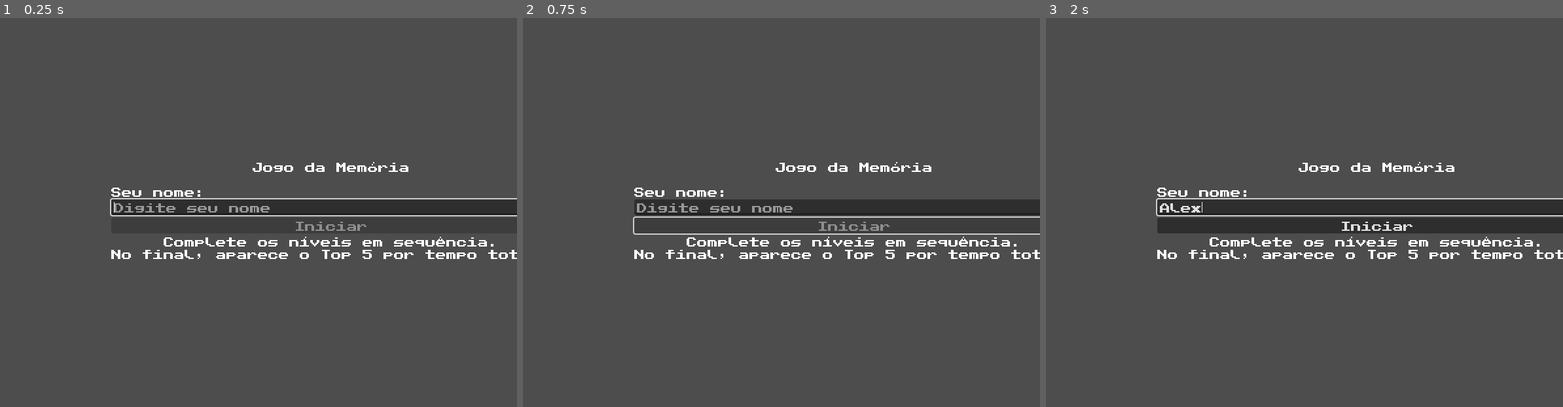
Above: before the commit, frames 1-3 (left to right).
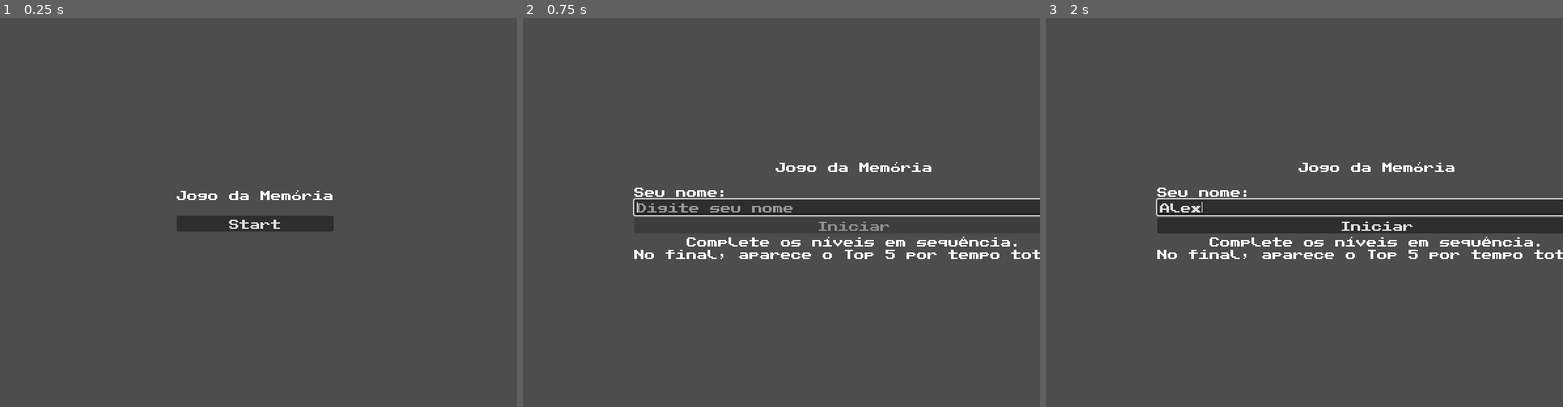
Above: after the commit, the same moments.

Repository: yaraalmeidaz/memory-game
Game: Godot game, scene res://scenes/StartScreen.tscn
Two runs of this game, one before a commit and one after it. Both use one fixed random seed, a clock stepped at 60 frames per second and the inputs below. Before the commit the project starts from res://scenes/MainMenu.tscn.
Inputs (mouse positions are in pixels of both pictures, inside the frame that each line leads up to):
- Up to frame 1 (0.25 s): no input
- Up to frame 2 (0.75 s): click (776, 224) at 0.5 s, where only the run after the commit has a clickable "Start"
- Up to frame 3 (2 s): click (1376, 208) at 1.27 s; type "Alex" at 1.35 s

The runs differ from the first frame. In frame 1, 5.7% of the frame differs, in the area x 21-100%, y 37-62%; in frame 2, 1.1%; in frame 3, nothing differs.

Commit message:
Corrige clique e adiciona tela Start

Diff:
--- a/memory-game/project.godot
+++ b/memory-game/project.godot
@@ -11,7 +11,7 @@
 [application]
 
 config/name="memory-game"
-run/main_scene="res://scenes/MainMenu.tscn"
+run/main_scene="res://scenes/StartScreen.tscn"
 config/features=PackedStringArray("4.5", "GL Compatibility")
 
 [autoload]
--- /dev/null
+++ b/memory-game/scenes/StartScreen.tscn
@@ -0,0 +1,31 @@
+[gd_scene load_steps=2 format=3]
+
+[ext_resource type="Script" path="res://scripts/ui/StartScreen.gd" id="1"]
+
+[node name="StartScreen" type="Control"]
+anchor_left = 0.0
+anchor_top = 0.0
+anchor_right = 1.0
+anchor_bottom = 1.0
+script = ExtResource("1")
+
+[node name="Center" type="CenterContainer" parent="."]
+anchor_left = 0.0
+anchor_top = 0.0
+anchor_right = 1.0
+anchor_bottom = 1.0
+
+[node name="VBox" type="VBoxContainer" parent="Center"]
+alignment = 1
+
+[node name="Title" type="Label" parent="Center/VBox"]
+text = "Jogo da Memória"
+horizontal_alignment = 1
+
+[node name="Spacer" type="Control" parent="Center/VBox"]
+custom_minimum_size = Vector2(0, 16)
+
+[node name="Start" type="Button" parent="Center/VBox"]
+text = "Start"
+
+[connection signal="pressed" from="Center/VBox/Start" to="." method="_on_start_pressed"]
--- a/memory-game/scripts/card/Card.gd
+++ b/memory-game/scripts/card/Card.gd
@@ -19,6 +19,8 @@
 	card_front.visible = false
 	personagem_sprite.visible = false
 	card_back.visible = true
+
+	set_process_unhandled_input(true)
 
 	# carregar imagem do personagem
 	if personagem != "":
@@ -83,3 +85,16 @@
 		if matched:
 			return
 		pressed.emit(self)
+
+
+func _unhandled_input(event: InputEvent) -> void:
+	# Fallback: garante clique mesmo se Area2D não disparar input_event
+	if matched:
+		return
+	if event is InputEventMouseButton and event.button_index == MOUSE_BUTTON_LEFT and event.pressed:
+		var w: float = 725.0 * scale.x
+		var h: float = 1102.0 * scale.y
+		var rect := Rect2(Vector2(-w * 0.5, -h * 0.5), Vector2(w, h))
+		var local := to_local(get_global_mouse_position())
+		if rect.has_point(local):
+			pressed.emit(self)
--- /dev/null
+++ b/memory-game/scripts/ui/StartScreen.gd
@@ -0,0 +1,4 @@
+extends Control
+
+func _on_start_pressed() -> void:
+	get_tree().change_scene_to_file("res://scenes/MainMenu.tscn")
